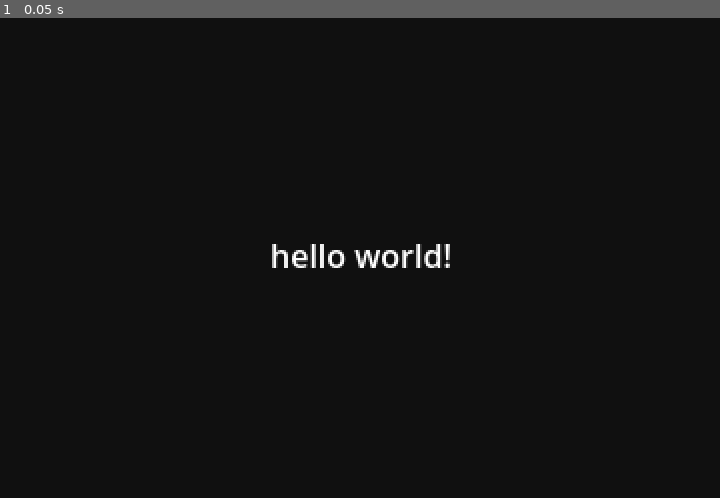
Above: before the commit, frame 1.
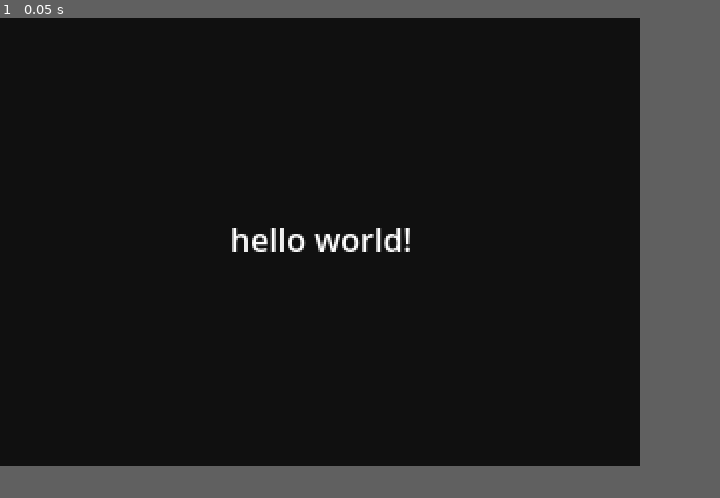
Above: after the commit, the same moment.

Repository: zrckr/pong
Game: Godot game, scene res://main.tscn
Same seed, same stepped clock (60 frames per second), same inputs: the game is played once before the commit and once after it. The project has no main scene, so this scene is started directly.
Inputs:
- Up to frame 1 (0.05 s): no input
In our replay, the window is 720x480 before the commit and 640x448 after it. These sizes can differ from the game's own. Grey fills any space a smaller window leaves; there, only what the larger window draws over its background counts as a difference.

The runs differ from the first frame. In frame 1, 1.2% of the frame differs, in the area x 32-63%, y 43-53%.

Commit message:
feat: create basic scenes

Diff:
--- /dev/null
+++ b/goal.tscn
@@ -0,0 +1,9 @@
+[gd_scene load_steps=2 format=3 uid="uid://dop75fnu42rn"]
+
+[sub_resource type="RectangleShape2D" id="RectangleShape2D_8exvr"]
+size = Vector2(16, 224)
+
+[node name="goal" type="Area2D"]
+
+[node name="collision_shape" type="CollisionShape2D" parent="."]
+shape = SubResource("RectangleShape2D_8exvr")
--- /dev/null
+++ b/paddle.tscn
@@ -0,0 +1,13 @@
+[gd_scene load_steps=2 format=3 uid="uid://nd2kaomki84d"]
+
+[sub_resource type="RectangleShape2D" id="RectangleShape2D_kt5rh"]
+size = Vector2(8, 32)
+
+[node name="paddle" type="AnimatableBody2D"]
+
+[node name="polygon" type="Polygon2D" parent="."]
+position = Vector2(4, 0)
+polygon = PackedVector2Array(-8, 16, -8, -16, 0, -16, 0, 16)
+
+[node name="collision_shape" type="CollisionShape2D" parent="."]
+shape = SubResource("RectangleShape2D_kt5rh")
--- a/project.godot
+++ b/project.godot
@@ -16,11 +16,11 @@
 
 [display]
 
-window/size/viewport_width=360
-window/size/viewport_height=240
+window/size/viewport_width=320
+window/size/viewport_height=224
 window/size/resizable=false
-window/size/window_width_override=1080
-window/size/window_height_override=720
+window/size/window_width_override=960
+window/size/window_height_override=672
 window/stretch/mode="viewport"
 
 [editor]
--- /dev/null
+++ b/stage.tscn
@@ -0,0 +1,47 @@
+[gd_scene load_steps=5 format=3 uid="uid://dwovnpky74ddh"]
+
+[ext_resource type="PackedScene" uid="uid://nd2kaomki84d" path="res://paddle.tscn" id="1_h1qll"]
+[ext_resource type="Texture2D" uid="uid://xibhhuqx3v86" path="res://dashes.png" id="1_sjggn"]
+[ext_resource type="PackedScene" uid="uid://dop75fnu42rn" path="res://goal.tscn" id="2_4nyyg"]
+
+[sub_resource type="RectangleShape2D" id="RectangleShape2D_od51l"]
+size = Vector2(224, 16)
+
+[node name="stage" type="Node2D"]
+
+[node name="divider" type="Polygon2D" parent="."]
+texture_filter = 1
+texture_repeat = 2
+position = Vector2(158, 0)
+texture = ExtResource("1_sjggn")
+polygon = PackedVector2Array(0, 16, 0, 208, 4, 208, 4, 16)
+
+[node name="walls" type="StaticBody2D" parent="."]
+position = Vector2(160, 112)
+
+[node name="polygon" type="Polygon2D" parent="walls"]
+position = Vector2(-160, -112)
+texture = ExtResource("1_sjggn")
+invert_enabled = true
+invert_border = 2.0
+polygon = PackedVector2Array(48, 208, 48, 16, 272, 16, 272, 208)
+
+[node name="high_wall" type="CollisionShape2D" parent="walls"]
+position = Vector2(0, -104)
+shape = SubResource("RectangleShape2D_od51l")
+
+[node name="low_wall" type="CollisionShape2D" parent="walls"]
+position = Vector2(0, 104)
+shape = SubResource("RectangleShape2D_od51l")
+
+[node name="paddle_one" parent="." instance=ExtResource("1_h1qll")]
+position = Vector2(64, 112)
+
+[node name="paddle_two" parent="." instance=ExtResource("1_h1qll")]
+position = Vector2(256, 112)
+
+[node name="goal_one" parent="." instance=ExtResource("2_4nyyg")]
+position = Vector2(40, 112)
+
+[node name="goal_two" parent="." instance=ExtResource("2_4nyyg")]
+position = Vector2(280, 112)
Binary file added: dashes.png
Not shown, added: dashes.png.import
